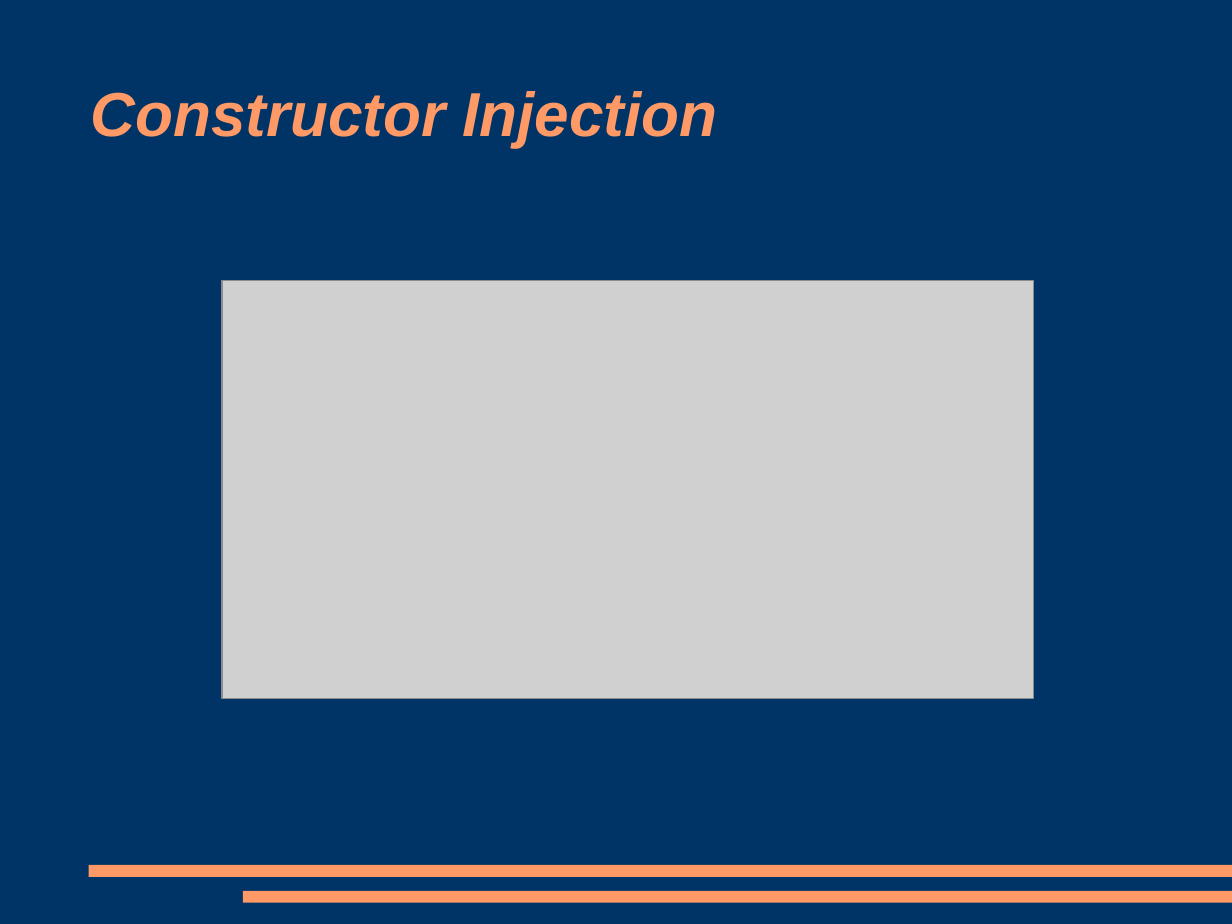
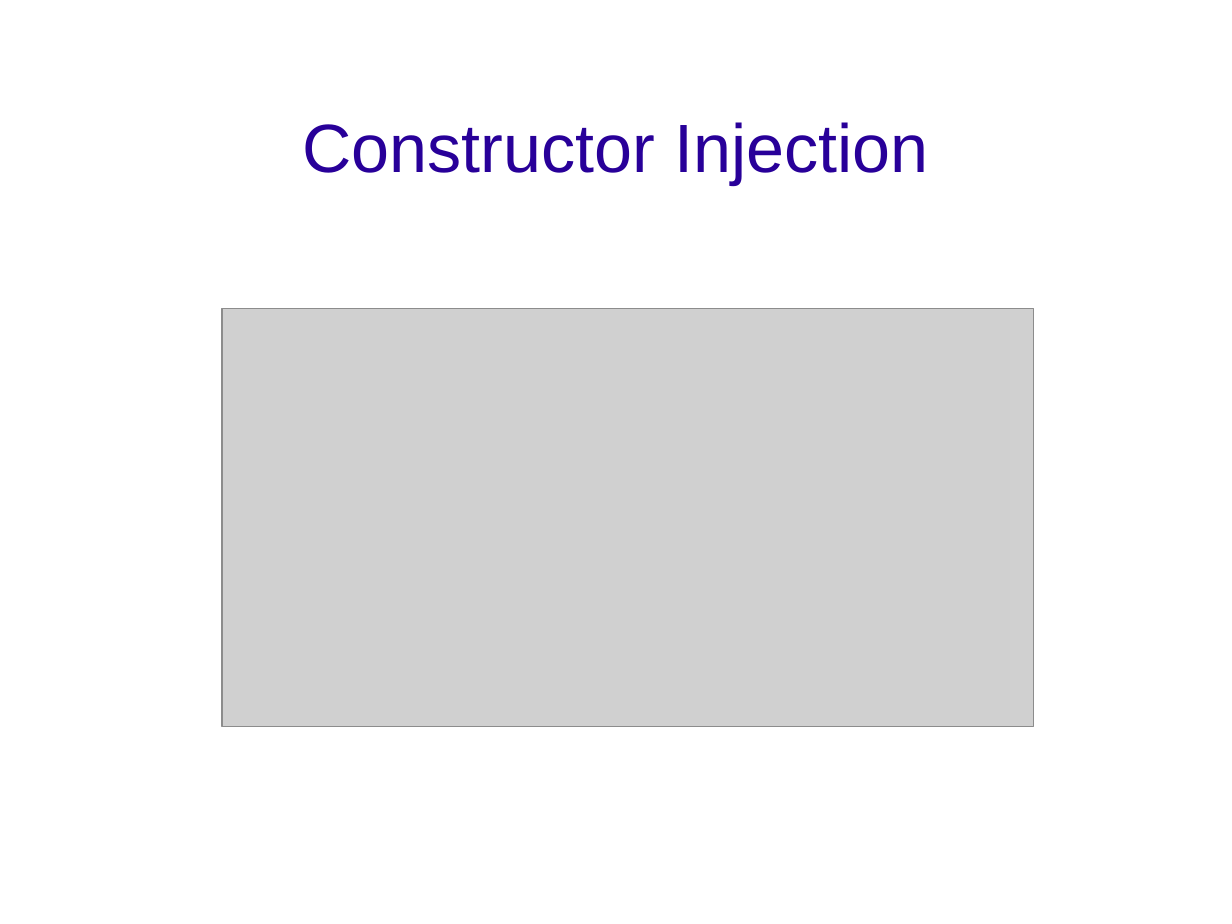
Before and after one commit to gregsymons/singletons-are-evil, a slide deck: slide 14 of presentation.odp (slide 12 before the commit). Drawn at 1232x924 pixels with LibreOffice and Linux fonts; fonts in the diff are those of the drawing; grey boxes stand for pictures; background and template pictures are left out. Boxes give left, top, right and bottom in pixels: in the first picture for what was removed or moved away, otherwise in the second. Text is boxed around its words. In the diff, an @@ line names an element or a change of style, - is before the commit and + after.

```diff
--- a/presentation.odp
+++ b/presentation.odp
@@ background #003366 to picture (left out) @@
@@ title "Constructor Injection": place and size @@
-title "Constructor Injection" at [91,91,718,147]
+title "Constructor Injection" at [303,122,928,184]
@@ title "Constructor Injection" at [303,122,928,184]: size 40 to 44 pt, text colour #FF9966 to #280099, bold off, italic off; alignment left to centre @@
@@ picture: place and size @@
-picture at [222,281,1034,699]
+picture at [222,309,1034,727]
@@ rectangle removed at [88,865,1232,878] @@
@@ rectangle removed at [243,891,1232,903] @@
```
Also in this commit, not shown: 11 other slides changed, 2 slides added, 1 other file.
